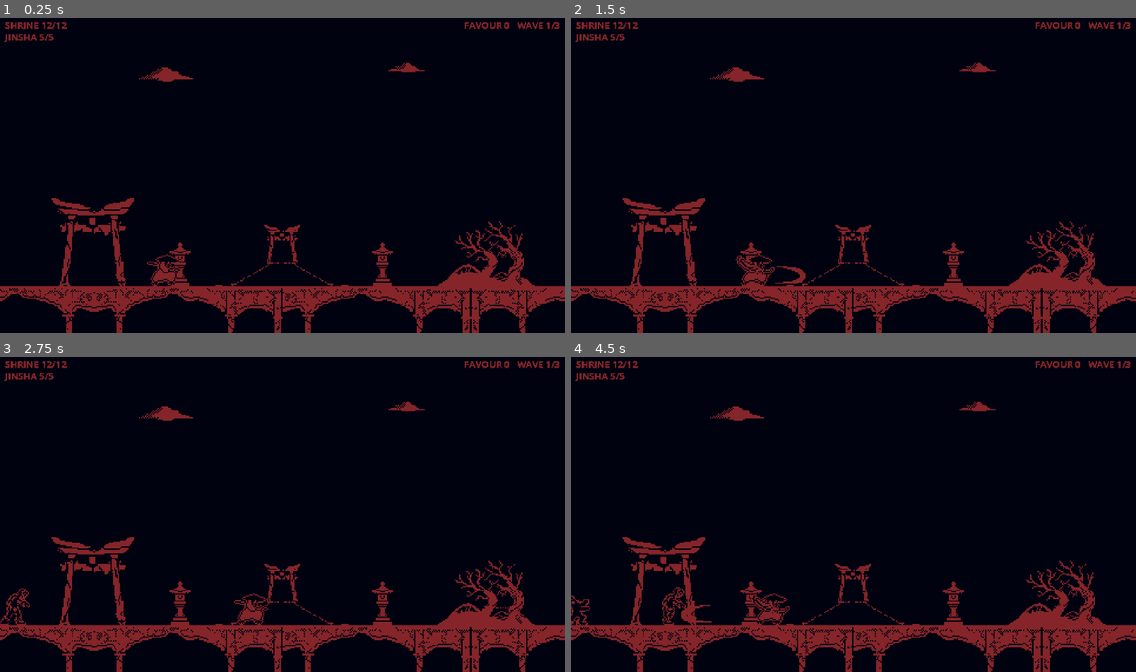
Above: before the commit, frames 1-4 (two rows, left to right).
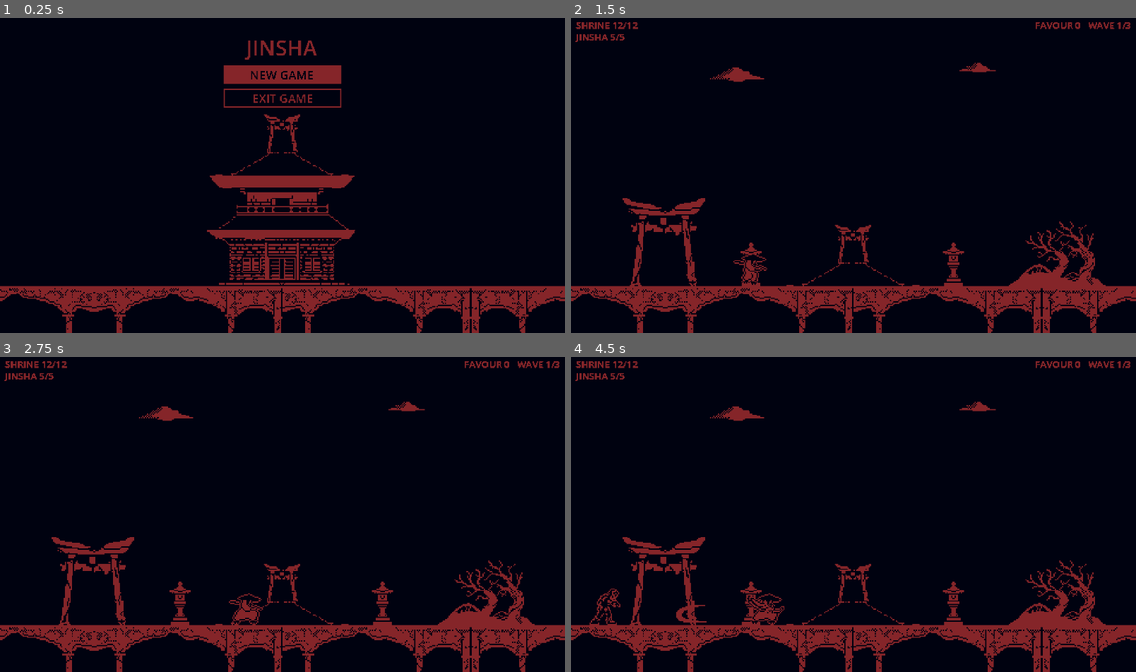
Above: after the commit, the same moments.

Repository: NickBaren101/b1t-jam-6
Game: Godot game, scene res://Scenes/UI/main_menu.tscn
The game is run twice, just before and just after one commit, with the same random seed, the same clock (stepped at 60 frames per second) and the same inputs. Before the commit the project starts from res://Scenes/Main/main.tscn.
Inputs (mouse positions are in pixels of both pictures, inside the frame that each line leads up to):
- Up to frame 1 (0.25 s): no input
- Up to frame 2 (1.5 s): click (853, 74) at 0.5 s, where only the run after the commit has a clickable "NEW GAME"; tap Enter at 1.25 s; move the mouse to (977, 159) at 1.27 s; hold D (move_right) from 1.28 s (still down); hold Z (shoot) from 1.28 s (still down); click (977, 159) at 1.42 s
- Up to frame 3 (2.75 s): tap W (move_up) at 1.52 s; release D (move_right) at 2 s; release Z (shoot) at 2 s; drag from (169, 530) to (355, 612) at 2.02 s
- Up to frame 4 (4.5 s): move the mouse to (910, 445) at 2.77 s; hold A (move_left) 2.78-3.5 s; hold Z (shoot) 2.78-3.5 s; click (910, 445) at 2.92 s; drag from (825, 577) to (1011, 612) at 3.52 s; move the mouse to (1023, 561) at 4.27 s; hold D (move_right) from 4.28 s (still down); hold Z (shoot) from 4.28 s (still down); click (1023, 561) at 4.42 s

The runs differ from the first frame. In frame 1, 9.6% of the frame differs, in the area x 0-99%, y 1-86%; in frame 2, 0.4%; in frame 3, 0.5%; in frame 4, 0.9%.

Commit message:
main menu

Diff:
--- a/Scenes/Enemy/flyer.tscn
+++ b/Scenes/Enemy/flyer.tscn
@@ -153,8 +153,8 @@
 [node name="Bat" type="AnimatedSprite2D" parent="Visuals"]
 position = Vector2(0, -3)
 sprite_frames = SubResource("SpriteFrames_bat")
+flip_h = true
 metadata/hitbox = Rect2(-12, -14, 24, 28)
-metadata/front_facing = true
 
 [node name="Skeleton" type="AnimatedSprite2D" parent="Visuals"]
 position = Vector2(-0.5, 0.5)
--- a/Scenes/Main/main.tscn
+++ b/Scenes/Main/main.tscn
@@ -7,16 +7,13 @@
 [ext_resource type="PackedScene" path="res://Scenes/Enemy/walker.tscn" id="5_walker"]
 [ext_resource type="PackedScene" uid="uid://bflcvjcqcytl0" path="res://Scenes/Enemy/flyer.tscn" id="6_flyer"]
 [ext_resource type="PackedScene" path="res://Scenes/UI/hud.tscn" id="7_hud"]
+[ext_resource type="PackedScene" path="res://Scenes/UI/tutorial.tscn" id="9_tutorial"]
 [ext_resource type="PackedScene" path="res://Scenes/Enemy/moon.tscn" id="8_moon"]
 [ext_resource type="Texture2D" uid="uid://cp4kt6akhsxt3" path="res://Assets/Team Godot Asset Folder/Backgrounds/Temple_Sky.png" id="sky_tex"]
 [ext_resource type="Texture2D" uid="uid://cd6hcd53ht7lv" path="res://Assets/Team Godot Asset Folder/Backgrounds/Temple_Ground.png" id="ground_tex"]
 [ext_resource type="Texture2D" uid="uid://dibpu11v7pjca" path="res://Assets/Team Godot Asset Folder/Backgrounds/Abe´s Assets.png" id="abe_tex"]
-[ext_resource type="Shader" path="res://Shaders/palette.gdshader" id="palette_shader"]
 [ext_resource type="AudioStream" uid="uid://ey2t1txedgpn" path="res://Assets/Team Godot Asset Folder/Audio/Music/New_Project (1).mp3" id="music_main"]
 [ext_resource type="AudioStream" uid="uid://dsrv3tp0rcvt0" path="res://Assets/Team Godot Asset Folder/Audio/Music/New_Project2.mp3" id="music_boss"]
-
-[sub_resource type="ShaderMaterial" id="ShaderMaterial_palette"]
-shader = ExtResource("palette_shader")
 
 [sub_resource type="RectangleShape2D" id="RectangleShape2D_ground"]
 size = Vector2(640, 20)
@@ -139,18 +136,9 @@
 
 
 [node name="Music" type="AudioStreamPlayer" parent="."]
+process_mode = 3
 stream = ExtResource("music_main")
 volume_db = -6.0
 autoplay = true
 
-[node name="Palette" type="CanvasLayer" parent="."]
-layer = 100
-
-[node name="Filter" type="ColorRect" parent="Palette"]
-material = SubResource("ShaderMaterial_palette")
-anchors_preset = 15
-anchor_right = 1.0
-anchor_bottom = 1.0
-grow_horizontal = 2
-grow_vertical = 2
-mouse_filter = 2
+[node name="Tutorial" parent="." instance=ExtResource("9_tutorial")]
--- /dev/null
+++ b/Scenes/UI/main_menu.tscn
@@ -0,0 +1,92 @@
+[gd_scene format=3]
+
+[ext_resource type="Script" path="res://Scripts/UI/main_menu.gd" id="1_menu"]
+[ext_resource type="Texture2D" uid="uid://cp4kt6akhsxt3" path="res://Assets/Team Godot Asset Folder/Backgrounds/Temple_Sky.png" id="2_sky"]
+[ext_resource type="Texture2D" uid="uid://bcamtmftl7ram" path="res://Assets/Team Godot Asset Folder/Backgrounds/Only_Temple.png" id="3_temple"]
+[ext_resource type="Texture2D" uid="uid://cd6hcd53ht7lv" path="res://Assets/Team Godot Asset Folder/Backgrounds/Temple_Ground.png" id="4_ground"]
+
+[sub_resource type="StyleBoxFlat" id="StyleBox_idle"]
+bg_color = Color(0, 0.0078, 0.0627, 1)
+border_width_left = 1
+border_width_top = 1
+border_width_right = 1
+border_width_bottom = 1
+border_color = Color(0.5216, 0.1451, 0.1608, 1)
+
+[sub_resource type="StyleBoxFlat" id="StyleBox_active"]
+bg_color = Color(0.5216, 0.1451, 0.1608, 1)
+
+[sub_resource type="Theme" id="Theme_menu"]
+default_font_size = 10
+Button/colors/font_color = Color(0.5216, 0.1451, 0.1608, 1)
+Button/colors/font_focus_color = Color(0, 0.0078, 0.0627, 1)
+Button/colors/font_hover_color = Color(0, 0.0078, 0.0627, 1)
+Button/colors/font_hover_pressed_color = Color(0, 0.0078, 0.0627, 1)
+Button/colors/font_pressed_color = Color(0, 0.0078, 0.0627, 1)
+Button/styles/focus = SubResource("StyleBox_active")
+Button/styles/hover = SubResource("StyleBox_active")
+Button/styles/normal = SubResource("StyleBox_idle")
+Button/styles/pressed = SubResource("StyleBox_active")
+Label/colors/font_color = Color(0.5216, 0.1451, 0.1608, 1)
+
+[node name="MainMenu" type="Control"]
+layout_mode = 3
+anchors_preset = 15
+anchor_right = 1.0
+anchor_bottom = 1.0
+grow_horizontal = 2
+grow_vertical = 2
+theme = SubResource("Theme_menu")
+script = ExtResource("1_menu")
+
+[node name="Sky" type="TextureRect" parent="."]
+layout_mode = 0
+offset_left = -80.0
+offset_right = 560.0
+offset_bottom = 230.0
+texture = ExtResource("2_sky")
+
+[node name="Temple" type="TextureRect" parent="."]
+layout_mode = 0
+offset_left = 176.0
+offset_top = 84.0
+offset_right = 302.0
+offset_bottom = 230.0
+texture = ExtResource("3_temple")
+
+[node name="Ground" type="TextureRect" parent="."]
+layout_mode = 0
+offset_left = -80.0
+offset_top = 230.0
+offset_right = 560.0
+offset_bottom = 298.0
+texture = ExtResource("4_ground")
+
+[node name="Title" type="Label" parent="."]
+layout_mode = 0
+offset_top = 14.0
+offset_right = 480.0
+offset_bottom = 36.0
+theme_override_font_sizes/font_size = 18
+text = "JINSHA"
+horizontal_alignment = 1
+
+[node name="Buttons" type="VBoxContainer" parent="."]
+layout_mode = 0
+offset_left = 190.0
+offset_top = 42.0
+offset_right = 290.0
+offset_bottom = 80.0
+theme_override_constants/separation = 4
+
+[node name="NewGame" type="Button" parent="Buttons"]
+unique_name_in_owner = true
+custom_minimum_size = Vector2(0, 16)
+layout_mode = 2
+text = "NEW GAME"
+
+[node name="ExitGame" type="Button" parent="Buttons"]
+unique_name_in_owner = true
+custom_minimum_size = Vector2(0, 16)
+layout_mode = 2
+text = "EXIT GAME"
--- /dev/null
+++ b/Scenes/UI/palette.tscn
@@ -0,0 +1,18 @@
+[gd_scene format=3]
+
+[ext_resource type="Shader" path="res://Shaders/palette.gdshader" id="1_shader"]
+
+[sub_resource type="ShaderMaterial" id="ShaderMaterial_palette"]
+shader = ExtResource("1_shader")
+
+[node name="Palette" type="CanvasLayer"]
+layer = 100
+
+[node name="Filter" type="ColorRect" parent="."]
+material = SubResource("ShaderMaterial_palette")
+anchors_preset = 15
+anchor_right = 1.0
+anchor_bottom = 1.0
+grow_horizontal = 2
+grow_vertical = 2
+mouse_filter = 2
--- /dev/null
+++ b/Scenes/UI/story.tscn
@@ -0,0 +1,45 @@
+[gd_scene format=3]
+
+[ext_resource type="Script" path="res://Scripts/UI/story.gd" id="1_story"]
+
+[node name="Story" type="Control"]
+layout_mode = 3
+anchors_preset = 15
+anchor_right = 1.0
+anchor_bottom = 1.0
+grow_horizontal = 2
+grow_vertical = 2
+script = ExtResource("1_story")
+
+[node name="Background" type="ColorRect" parent="."]
+layout_mode = 1
+anchors_preset = 15
+anchor_right = 1.0
+anchor_bottom = 1.0
+grow_horizontal = 2
+grow_vertical = 2
+color = Color(0, 0.0078, 0.0627, 1)
+
+[node name="Text" type="Label" parent="."]
+unique_name_in_owner = true
+layout_mode = 0
+offset_left = 70.0
+offset_top = 40.0
+offset_right = 410.0
+offset_bottom = 230.0
+theme_override_colors/font_color = Color(0.5216, 0.1451, 0.1608, 1)
+theme_override_font_sizes/font_size = 10
+horizontal_alignment = 1
+vertical_alignment = 1
+autowrap_mode = 3
+visible_characters_behavior = 1
+
+[node name="Hint" type="Label" parent="."]
+layout_mode = 0
+offset_top = 248.0
+offset_right = 476.0
+offset_bottom = 264.0
+theme_override_colors/font_color = Color(0.5216, 0.1451, 0.1608, 1)
+theme_override_font_sizes/font_size = 8
+text = "PRESS ANY KEY TO SKIP"
+horizontal_alignment = 2
--- /dev/null
+++ b/Scenes/UI/tutorial.tscn
@@ -0,0 +1,66 @@
+[gd_scene format=3]
+
+[ext_resource type="Script" path="res://Scripts/UI/tutorial.gd" id="1_tutorial"]
+
+[node name="Tutorial" type="CanvasLayer"]
+process_mode = 3
+layer = 50
+script = ExtResource("1_tutorial")
+
+[node name="Border" type="ColorRect" parent="."]
+offset_left = 135.0
+offset_top = 70.0
+offset_right = 345.0
+offset_bottom = 180.0
+color = Color(0.5216, 0.1451, 0.1608, 1)
+
+[node name="Panel" type="ColorRect" parent="."]
+offset_left = 136.0
+offset_top = 71.0
+offset_right = 344.0
+offset_bottom = 179.0
+color = Color(0, 0.0078, 0.0627, 1)
+
+[node name="Title" type="Label" parent="."]
+offset_left = 136.0
+offset_top = 76.0
+offset_right = 344.0
+offset_bottom = 92.0
+theme_override_colors/font_color = Color(0.5216, 0.1451, 0.1608, 1)
+theme_override_font_sizes/font_size = 10
+text = "CONTROLS"
+horizontal_alignment = 1
+
+[node name="Actions" type="Label" parent="."]
+offset_left = 146.0
+offset_top = 96.0
+offset_right = 226.0
+offset_bottom = 156.0
+theme_override_colors/font_color = Color(0.5216, 0.1451, 0.1608, 1)
+theme_override_font_sizes/font_size = 8
+text = "MOVE
+JUMP
+DROP DOWN
+ATTACK"
+
+[node name="Keys" type="Label" parent="."]
+offset_left = 226.0
+offset_top = 96.0
+offset_right = 336.0
+offset_bottom = 156.0
+theme_override_colors/font_color = Color(0.5216, 0.1451, 0.1608, 1)
+theme_override_font_sizes/font_size = 8
+text = "A / D  or  LEFT / RIGHT
+W  or  UP
+S  or  DOWN
+SPACE  or  Z"
+
+[node name="Hint" type="Label" parent="."]
+offset_left = 136.0
+offset_top = 160.0
+offset_right = 344.0
+offset_bottom = 174.0
+theme_override_colors/font_color = Color(0.5216, 0.1451, 0.1608, 1)
+theme_override_font_sizes/font_size = 8
+text = "PRESS ANY KEY TO START"
+horizontal_alignment = 1
--- a/Scripts/Enemy/enemy.gd
+++ b/Scripts/Enemy/enemy.gd
@@ -11,8 +11,7 @@
 
 @onready var health: HealthComponent = $HealthComponent
 # Optional: one child is picked at random as the look, all drawn facing right.
-# A look can carry metadata "hitbox" (Rect2, body space) that the collision is fitted to,
-# and "front_facing" (bool) for art drawn facing the camera, which is never mirrored.
+# A look can carry metadata "hitbox" (Rect2, body space) that the collision is fitted to.
 @onready var visuals: Node2D = get_node_or_null(^"Visuals")
 
 var _sprite: AnimatedSprite2D
@@ -76,7 +75,7 @@
 
 # Keeps the last direction while standing still
 func _update_facing() -> void:
-	if visuals != null and velocity.x != 0.0 and not _sprite.get_meta(&"front_facing", false):
+	if visuals != null and velocity.x != 0.0:
 		visuals.scale.x = signf(velocity.x)
 
 # Plays anim only if the picked variant has it
--- a/Scripts/Enemy/flyer.gd
+++ b/Scripts/Enemy/flyer.gd
@@ -3,7 +3,7 @@
 
 const STOP_FRACTION := 0.6       # front of the queue stops 60% of the way to the shrine
 const QUEUE_GAP := 10.0          # extra px between queued flyers
-const MAX_QUEUE := 3             # max flyers per side and lane (see spawner)
+const MAX_QUEUE := 2             # max flyers per side and lane (see spawner)
 const ARRIVE_EPSILON := 0.5
 const FIRST_SHOT_DELAY := 0.6    # pause after arriving before the first shot
 const SHOOT_INTERVAL := 1.8
--- /dev/null
+++ b/Scripts/UI/main_menu.gd
@@ -0,0 +1,17 @@
+extends Control
+
+const STORY_SCENE := "res://Scenes/UI/story.tscn"
+
+@onready var new_game: Button = %NewGame
+@onready var exit_game: Button = %ExitGame
+
+func _ready() -> void:
+	new_game.pressed.connect(_on_new_game)
+	exit_game.pressed.connect(get_tree().quit)
+	exit_game.visible = not OS.has_feature("web")  # a browser tab can't be closed by the game
+	for button: Button in [new_game, exit_game]:
+		button.mouse_entered.connect(button.grab_focus)  # hover and keyboard share one highlight
+	new_game.grab_focus()
+
+func _on_new_game() -> void:
+	get_tree().change_scene_to_file(STORY_SCENE)
--- /dev/null
+++ b/Scripts/UI/story.gd
@@ -0,0 +1,45 @@
+extends Control
+
+const GAME_SCENE := "res://Scenes/Main/main.tscn"
+const CHARS_PER_SECOND := 40.0
+const LINE_PAUSE := 0.7   # s between lines
+const END_HOLD := 2.5     # s the full text stays up before the game starts
+
+# Edit the lore here or in the inspector; each entry types out as its own line
+@export_multiline var lines: Array[String] = [
+	"Once in a hundred years, the Blood Moon wakes above the mountain shrine.",
+	"Its light drags the dead from their graves: jiangshi and ghouls that walk, bats and spirits that fly.",
+	"Only Jinsha, last guardian of the shrine, stands between them and the temple.",
+	"Drive back each wave of the dead and the temple will rise from the earth. When it stands whole, strike down the Moon itself.",
+]
+
+var _leaving := false
+
+@onready var text: Label = %Text
+
+# Plays on its own: every line types out in turn, then the game starts
+func _ready() -> void:
+	text.text = "\n\n".join(lines)
+	text.visible_characters = 0
+	var tween := create_tween()
+	var shown := 0
+	for i in lines.size():
+		var end := shown + lines[i].length()
+		tween.tween_property(text, ^"visible_characters", end, lines[i].length() / CHARS_PER_SECOND)
+		tween.tween_interval(END_HOLD if i == lines.size() - 1 else LINE_PAUSE)
+		shown = end + 2  # the "\n\n" between lines
+	tween.tween_callback(_start_game)
+
+# Any key or click skips straight to the game
+func _unhandled_input(event: InputEvent) -> void:
+	var is_button := event is InputEventKey or event is InputEventMouseButton or event is InputEventJoypadButton
+	if is_button and event.is_pressed() and not event.is_echo():
+		get_viewport().set_input_as_handled()
+		_start_game()
+
+func _start_game() -> void:
+	if _leaving:
+		return
+	_leaving = true
+	Tutorial.pending = true
+	get_tree().change_scene_to_file(GAME_SCENE)
--- /dev/null
+++ b/Scripts/UI/tutorial.gd
@@ -0,0 +1,28 @@
+class_name Tutorial
+extends CanvasLayer
+
+# Set by the story screen; consumed by the game scene, so retries after a game over skip it
+static var pending := false
+
+var _armed := false  # a key went down while open; the game resumes on its release
+
+func _ready() -> void:
+	visible = false
+	if pending:
+		pending = false
+		visible = true
+		get_tree().paused = true
+
+# Resuming on release means the key that closes this doesn't also jump or attack
+func _unhandled_input(event: InputEvent) -> void:
+	if not visible:
+		return
+	var is_button := event is InputEventKey or event is InputEventMouseButton or event is InputEventJoypadButton
+	if not is_button or event.is_echo():
+		return
+	get_viewport().set_input_as_handled()
+	if event.is_pressed():
+		_armed = true
+	elif _armed:
+		visible = false
+		get_tree().paused = false
--- a/project.godot
+++ b/project.godot
@@ -11,7 +11,7 @@
 [application]
 
 config/name="b1t-jam-6"
-run/main_scene="res://Scenes/Main/main.tscn"
+run/main_scene="res://Scenes/UI/main_menu.tscn"
 config/features=PackedStringArray("4.7", "GL Compatibility")
 config/icon="res://icon.svg"
 
@@ -19,6 +19,7 @@
 
 Favour="*res://Scripts/Autoload/favour.gd"
 Sfx="*res://Scripts/Autoload/sfx.gd"
+Palette="*res://Scenes/UI/palette.tscn"
 
 [display]
 
Not shown, added: Scripts/UI/main_menu.gd.uid
Not shown, added: Scripts/UI/story.gd.uid
Not shown, added: Scripts/UI/tutorial.gd.uid
